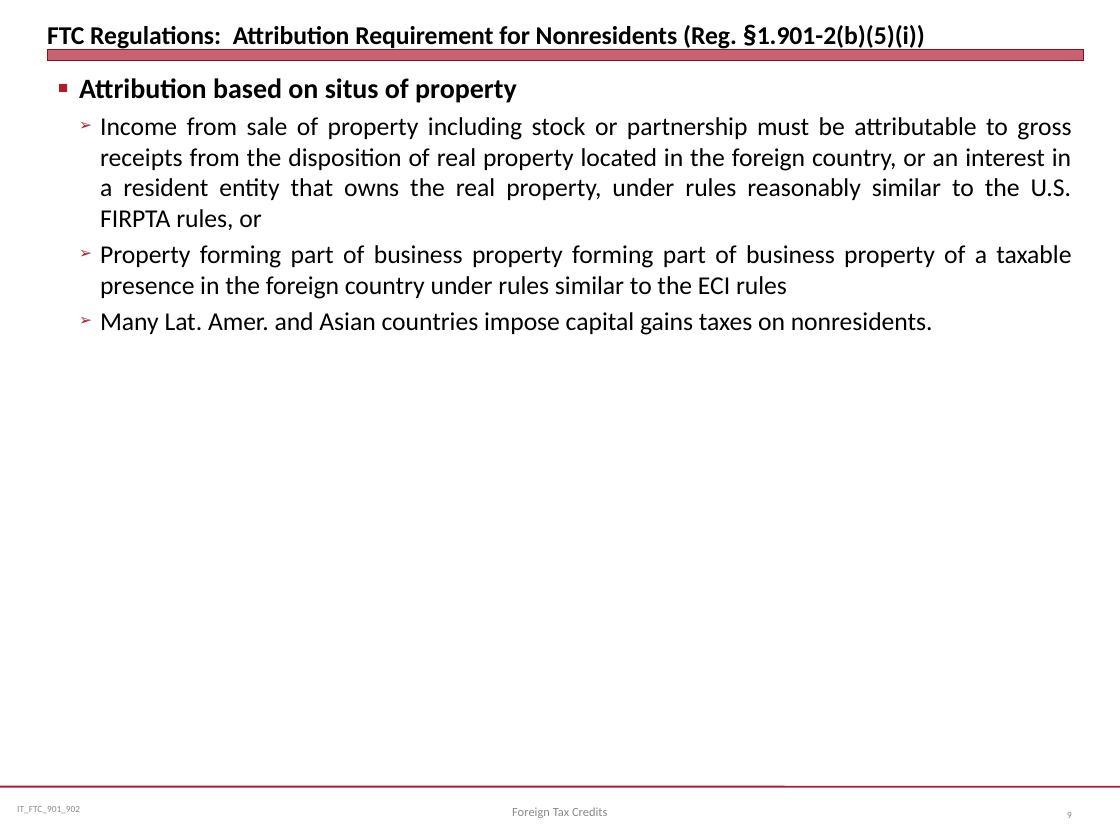
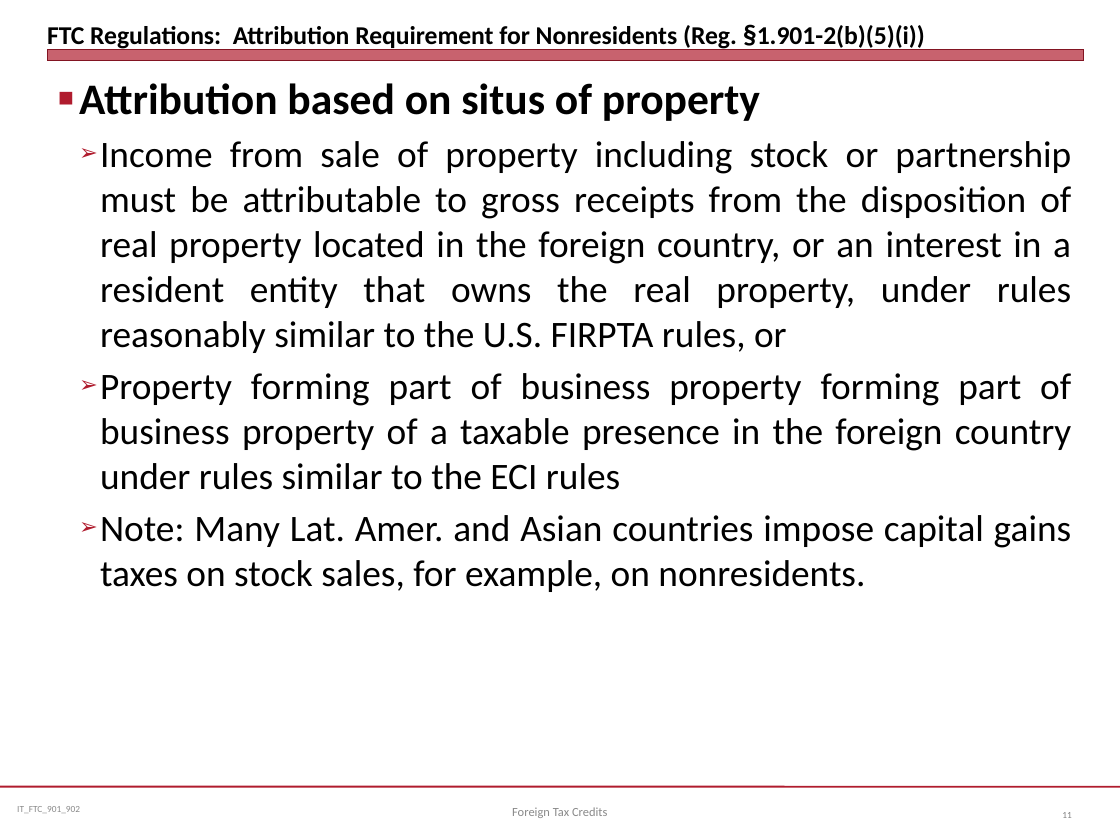
Before and after one commit to jmc877/International-Tax, a slide deck: slide 11 of slides/IT_FTC_901_22.pptx (slide 9 before the commit). Drawn at 1120x840 pixels with LibreOffice and Linux fonts; fonts in the diff are those of the drawing. Boxes give left, top, right and bottom in pixels: in the first picture for what was removed or moved away, otherwise in the second. Text is boxed around its words. In the diff, an @@ line names an element or a change of style, - is before the commit and + after.

```diff
--- a/slides/IT_FTC_901_22.pptx
+++ b/slides/IT_FTC_901_22.pptx
@@ text at bbox=[79, 83, 1072, 490]: size 18 to 28 pt in "Attribution based on situs of property"; size 16.5 to 24 pt in "Income from sale of property including stock ...", "Property forming part of business property forming ..."; more space between paragraphs @@
@@ text at bbox=[100, 515, 1072, 592]: text changed; size 16.5 to 24 pt @@
-  ➢ Many Lat. Amer. and Asian countries impose capital gains taxes on nonresidents.
+  ➢ Note: Many Lat. Amer. and Asian countries impose capital gains taxes on stock sales, for example, on nonresidents.
@@ page number at bbox=[1062, 812, 1071, 818]: text changed @@
-9
+11
```
Also in this commit, not shown: 10 other slides changed, 3 slides added, 5 slides removed, 3 other files.
